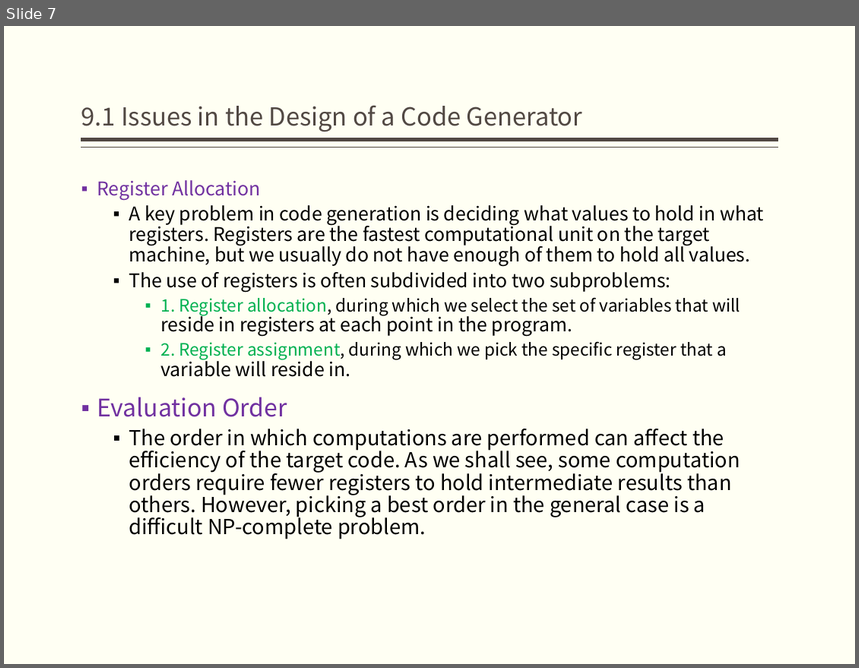
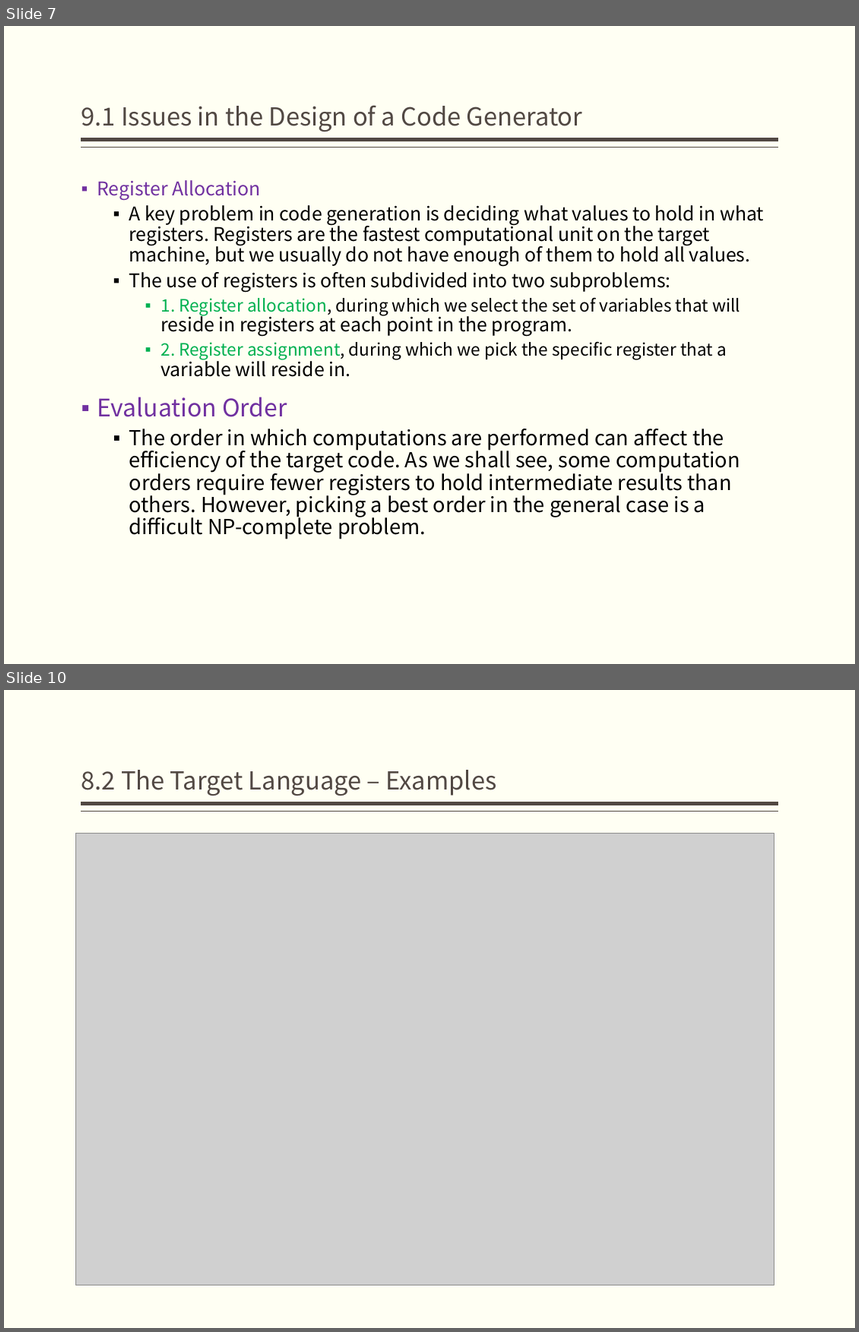
Before and after one commit to jz81/jz81.github.io, a slide deck: course/compiler/lecture/(Spring2020)Lecture9.pptx. Shown one above the other, each under a label of ours: slide 7 before the commit, slides 7 and 10 after it; the slides between them are not shown. The pictures are 859x668 and 859x1332 pixels, drawn with LibreOffice and Linux fonts; fonts in the diff are those of the drawing; grey boxes stand for pictures. Boxes give left, top, right and bottom in pixels: in the first picture for what was removed or moved away, otherwise in the second. Text is boxed around its words. In the diff, an @@ line names an element or a change of style, - is before the commit and + after.

```diff
--- a/course/compiler/lecture/(Spring2020)Lecture9.pptx
+++ b/course/compiler/lecture/(Spring2020)Lecture9.pptx
@@ slide 10 added at bbox=[4, 690, 855, 1328], background #FFFFF3; not listed: 2 template elements that a slide beside it also shows @@
@@ title added at bbox=[82, 770, 497, 796], 21 pt, text #514843 @@
+8.2 The Target Language – Examples
@@ picture added at bbox=[75, 833, 775, 1285] @@
```
Also in this commit, not shown: 1 slide changed, 7 other slides added.
